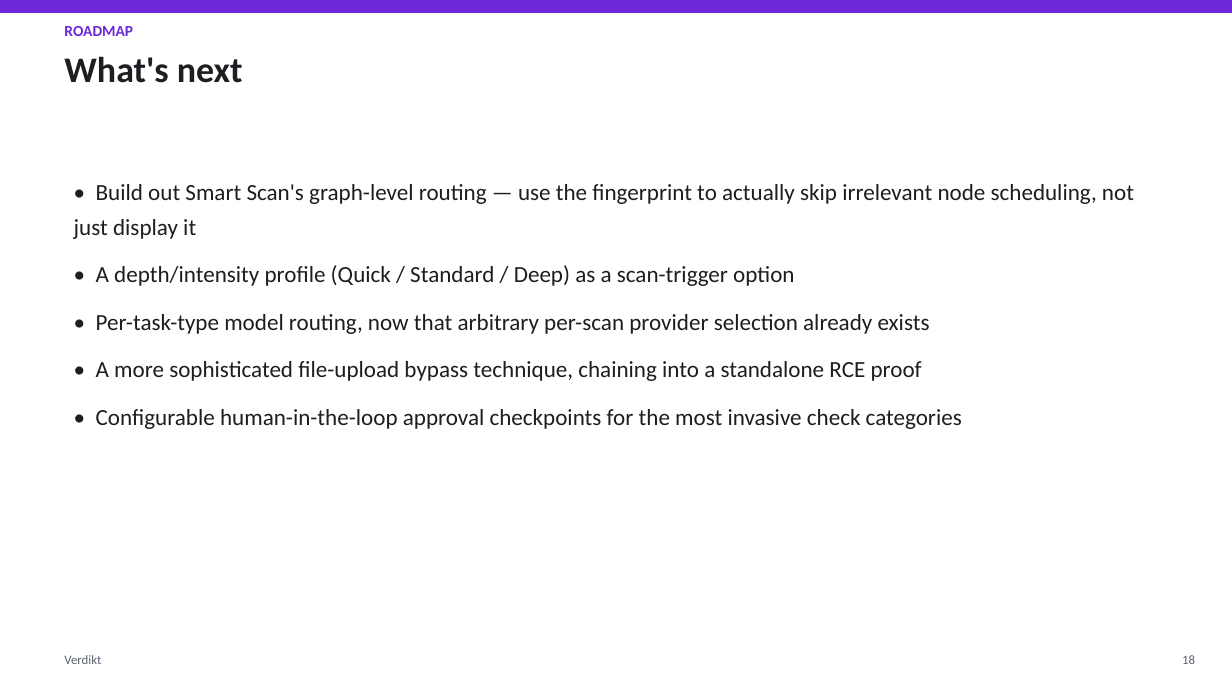
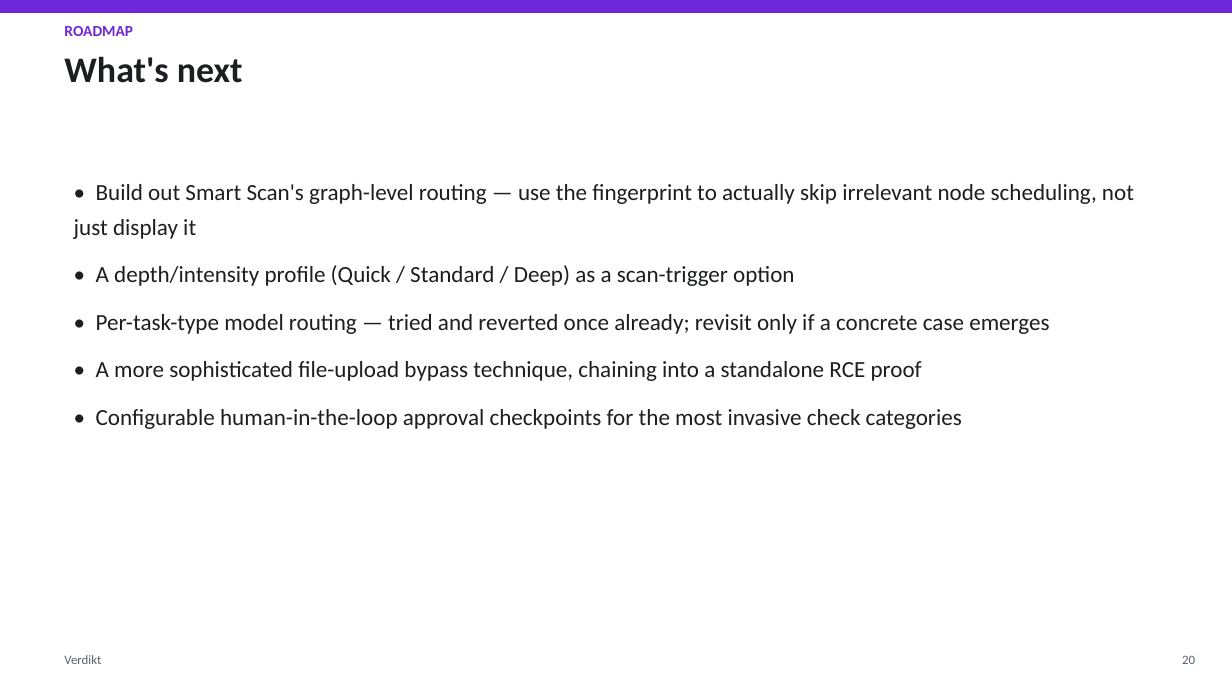
Before and after one commit to mudigondabhanu85/verdikt, a slide deck: slide 20 of docs/architecture-overview/Verdikt_Presentation.pptx (slide 19 before the commit). Drawn at 1232x693 pixels with LibreOffice and Linux fonts; fonts in the diff are those of the drawing. Boxes give left, top, right and bottom in pixels: in the first picture for what was removed or moved away, otherwise in the second. Text is boxed around its words. In the diff, an @@ line names an element or a change of style, - is before the commit and + after.

```diff
--- a/docs/architecture-overview/Verdikt_Presentation.pptx
+++ b/docs/architecture-overview/Verdikt_Presentation.pptx
@@ text at (96, 314, 1049, 334): text changed @@
-• Per-task-type model routing, now that arbitrary per-scan provider selection already exists
+• Per-task-type model routing — tried and reverted once already; revisit only if a concrete case emerges
@@ text at (1182, 655, 1195, 664): text changed @@
-18
+20
```
Also in this commit, not shown: 17 other slides changed, 2 slides added, 8 other files.
